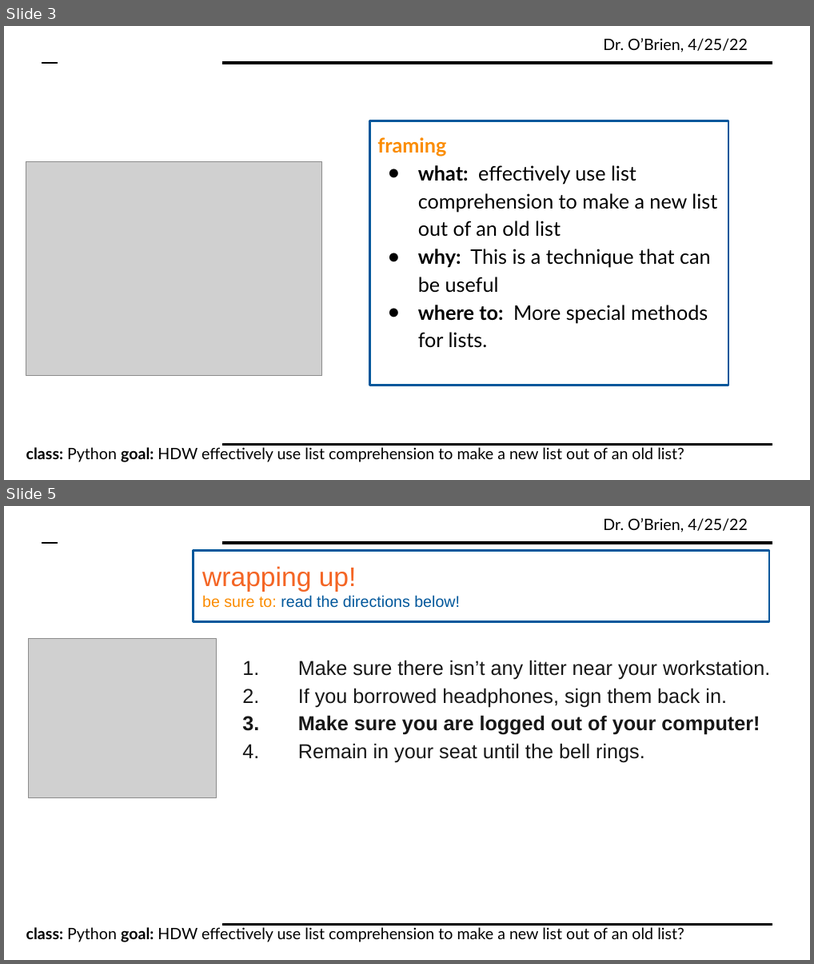
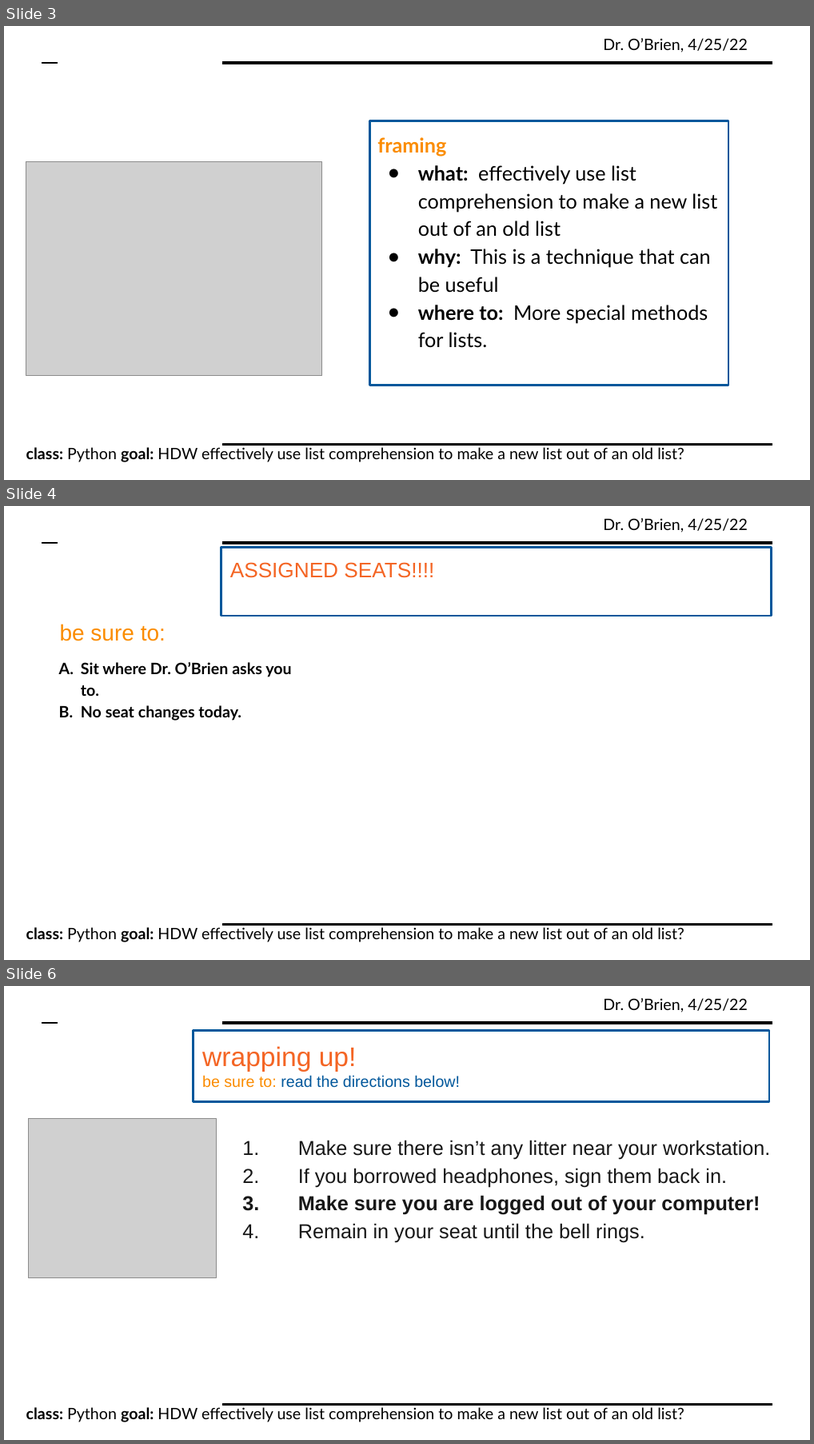
Before and after one commit to cobrien87/work, a slide deck: print/python2_12_1.pptx. Shown one above the other, each under a label of ours: slides 3 and 5 before the commit, slides 3, 4 and 6 after it; the slides between them are not shown. The pictures are 814x964 and 814x1444 pixels, drawn with LibreOffice and Linux fonts; fonts in the diff are those of the drawing; grey boxes stand for pictures; background and template pictures are left out. Boxes give left, top, right and bottom in pixels: in the first picture for what was removed or moved away, otherwise in the second. Text is boxed around its words. In the diff, an @@ line names an element or a change of style, - is before the commit and + after.

```diff
--- a/print/python2_12_1.pptx
+++ b/print/python2_12_1.pptx
@@ slide 4 added at (x1=4, y1=506, x2=810, y2=960), background #FFFFFF; not listed: 5 template elements that a slide beside it also shows @@
@@ rectangle added at (x1=221, y1=547, x2=772, y2=616), fill #FFFFFF, outline #01579B 2 pt @@
@@ text added at (x1=230, y1=562, x2=434, y2=578), 18.7 pt, text #F46524 @@
+ASSIGNED SEATS!!!!
@@ text added at (x1=60, y1=624, x2=166, y2=641), 20 pt, text #FB8C00 @@
+be sure to:
@@ text added at (x1=81, y1=662, x2=291, y2=720), 14 pt, text #000000, bold @@
+A. Sit where Dr. O’Brien asks you to.
+B. No seat changes today.
@@ what was slide 5 is now slide 6 @@
```
Also in this commit, not shown: 1 slide changed.
